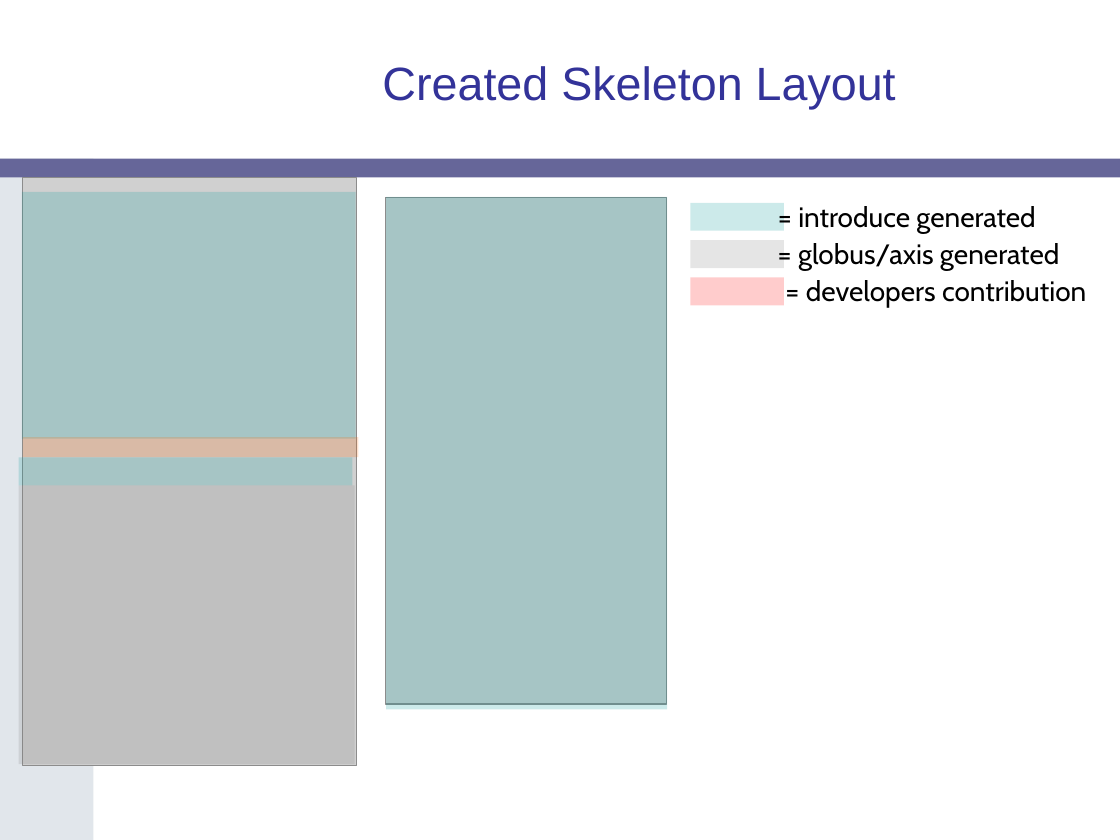
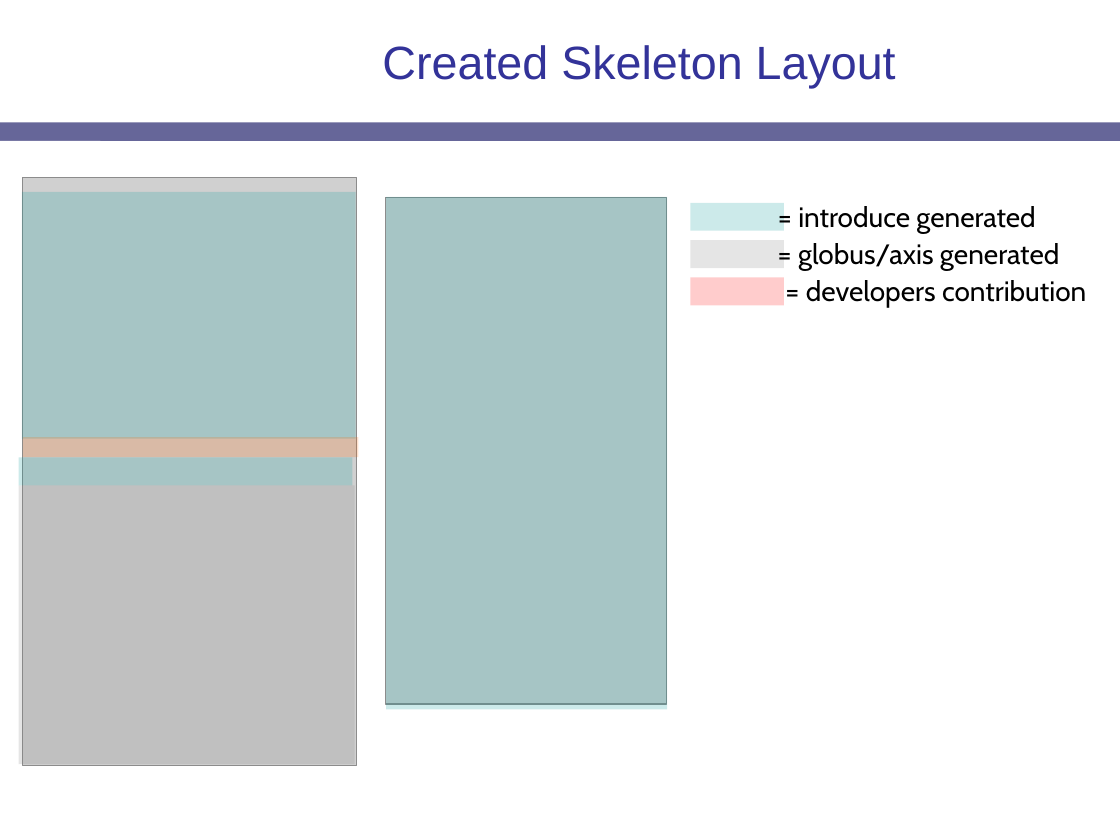
Before and after one commit to NCIP/cagrid-portal, a slide deck: slide 6 of cagrid-1-0/Documentation/presentations/introduce/Introduce-OGF19.ppt. Drawn at 1120x840 pixels with LibreOffice and Linux fonts; fonts in the diff are those of the drawing; grey boxes stand for pictures; background and template pictures are left out. Boxes give left, top, right and bottom in pixels: in the first picture for what was removed or moved away, otherwise in the second. Text is boxed around its words. In the diff, an @@ line names an element or a change of style, - is before the commit and + after.

```diff
--- a/cagrid-1-0/Documentation/presentations/introduce/Introduce-OGF19.ppt
+++ b/cagrid-1-0/Documentation/presentations/introduce/Introduce-OGF19.ppt
@@ title "Created Skeleton Layout": place and size @@
-title "Created Skeleton Layout" at <box>382,66,896,110</box>
+title "Created Skeleton Layout" at <box>382,45,896,89</box>
@@ freeform shape: place and size @@
-freeform shape at <box>0,159,93,840</box>
+freeform shape at <box>0,140,93,840</box>
@@ rounded rectangle: place and size @@
-rounded rectangle at <box>0,159,1120,178</box>
+rounded rectangle at <box>0,122,1120,141</box>
@@ rectangle added at <box>0,141,101,840</box>, fill #FFFFFF @@
```
Also in this commit, not shown: 20 other slides changed.
